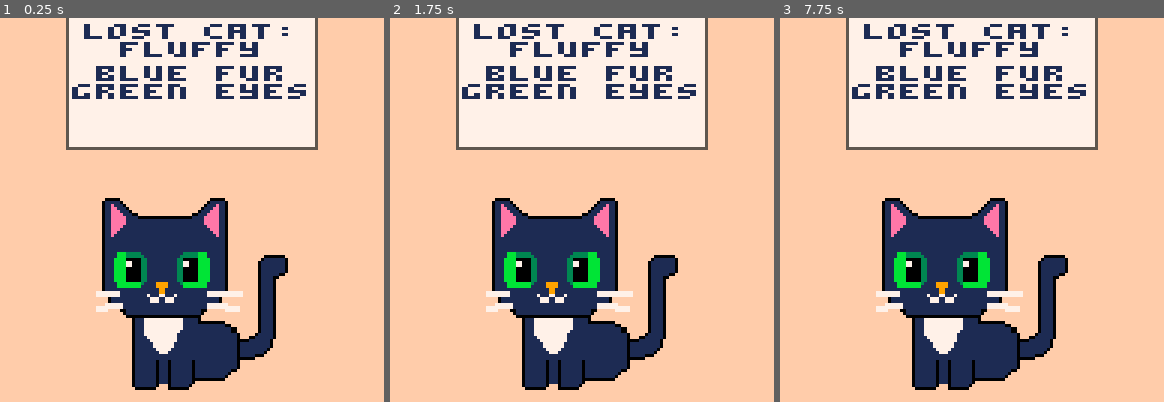
Above: before the commit, frames 1-3 (left to right).
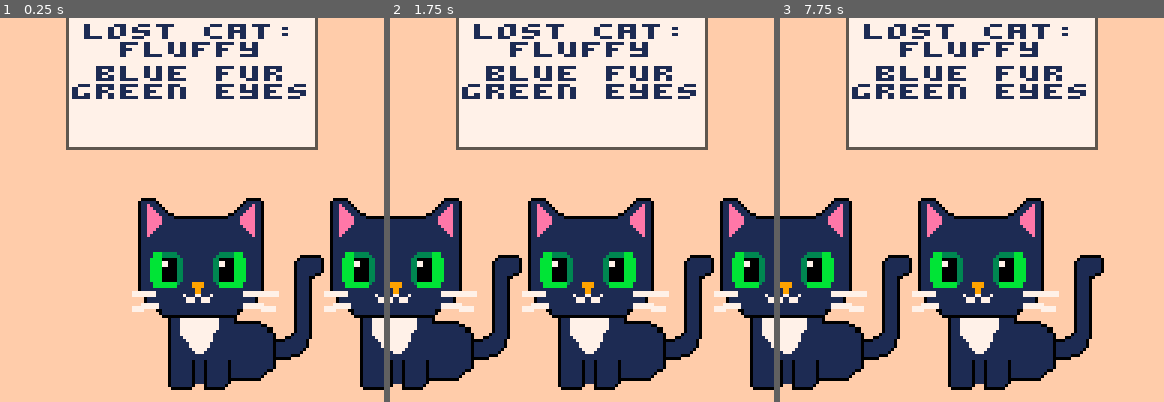
Above: after the commit, the same moments.

Repository: pcal43/pico8-papurrs-please
Game: PICO-8 cartridge pico8-home/carts/lost-cats.p8
Same seed, same stepped clock (60 frames per second), same inputs: the game is played once before the commit and once after it.
Inputs:
- Up to frame 1 (0.25 s): no input
- Up to frame 2 (1.75 s): hold Right from 1.6 s (still down)
- Up to frame 3 (7.75 s): release Right at 2.1 s; hold Right 2.47-3.03 s; hold Left 3.08-3.58 s; hold Right 4.02-4.68 s; hold Left 5.08-5.68 s; hold Right 6.08-6.58 s; hold Right 6.63-7.13 s; hold Right from 7.5 s (still down)

The runs differ from the first frame. In frame 1, 21% of the frame differs, in the area x 25-100%, y 46-97%; in frame 2, 30%, in the area x 0-100%, y 46-97%; in frame 3, 25%.

Commit message:
checkpoint

Diff:
--- a/pico8-home/carts/lost-cats.p8
+++ b/pico8-home/carts/lost-cats.p8
@@ -2,7 +2,8 @@
 version 41
 __lua__
 
-#include src/TitleScreen.lua
+#include src/Cat.lua
+#include src/GameScreen.lua
 #include src/Controller.lua
 
 CONTROLLER = Controller.new()
--- /dev/null
+++ b/pico8-home/carts/src/Cat.lua
@@ -0,0 +1,35 @@
+LEVELS = nil
+
+CatType = {}
+CatType.new = function(spriteId)
+    local self = {}
+    self.spriteId = spriteId
+
+    -- draws the cat with it bottom middle point centered on the given coordinates
+    function self.draw(x, y)
+        palt(0, false) -- black is black, beige is transparent
+        palt(15, true)
+        spr(self.spriteId, x - 64 / 2, y - 64, 8, 8)
+        palt(15, false) -- reset
+        palt(0, true)
+    end
+
+    return self
+end
+
+TUXEDO_CAT = CatType.new(0)
+
+
+Cat = {}
+Cat.new = function(catType)
+    local self = {}
+    self.catType = catType
+    self.name = "???"
+
+
+    function self.draw(x, y)
+        self.catType.draw(x, y)
+    end
+
+    return self
+end
--- a/pico8-home/carts/src/Controller.lua
+++ b/pico8-home/carts/src/Controller.lua
@@ -6,18 +6,18 @@
     local self = {}
     self.frameAlpha = -1
 
-    local titleScreen = nil
-    local activeScreen = titleScreen
+    local gameScreen = nil
+    local activeScreen = gameScreen
 
     local function showTitle()
-        titleScreen.show()
-        activeScreen = titleScreen
+        gameScreen.show()
+        activeScreen = gameScreen
     end
 
 
     function self.init()
         cartdata("lost-cats") -- set the key for persistent storage
-        titleScreen = TitleScreen.new(playfield, self.onStart)
+        gameScreen = GameScreen.new()
         showTitle()
     end
 
--- /dev/null
+++ b/pico8-home/carts/src/GameScreen.lua
@@ -0,0 +1,96 @@
+local GameScreen = {}
+GameScreen.new = function()
+    local self = {}
+
+    self.scrollPos = 0
+    self.targetPos = 1
+    self.canPress = true
+
+    self.catList = {}
+    for i=1,5 do
+        self.catList[i] = Cat.new(TUXEDO_CAT)
+    end
+
+    function self.show()
+    end
+
+    function self.draw()
+        cls(15) -- offwhite background
+
+        -- draw paper at the top
+        local rw, rh = 84, 44
+        local rx = (128 - rw) / 2
+        local ry = 0
+        rectfill(rx, ry, rx + rw - 1, ry + rh - 1, 7)
+        rectfill(rx, ry, rx, ry + rh - 1, 5)                   -- left
+        rectfill(rx + rw - 1, ry, rx + rw - 1, ry + rh - 1, 5) -- right
+        rectfill(rx, ry + rh - 1, rx + rw - 1, ry + rh - 1, 5) -- bottom
+
+        self.print_center_top("lost cat:", 0, 2)
+        self.print_center_top("fluffy", 1, 2)
+        self.print_center_top("blue fur", 2, 4)
+        self.print_center_top("green eyes", 3, 4)
+
+        self.draw_cat_list(self.scrollPos)
+
+    end
+
+    function self.update()
+
+        -- discrete taps: left decrements, right increments
+        if btn(0) then
+            if self.canPress then
+                self.targetPos = self.targetPos - 1
+                self.canPress = false
+            end
+        elseif btn(1) then
+            if self.canPress then
+                                            printh("tap "..tostr(self.canPress))
+
+                self.targetPos = self.targetPos + 1
+                self.canPress = false
+            end
+        else
+                                            printh("clear")
+
+            self.canPress = true
+        end
+
+
+        self.scrollPos = self.targetPos --fixme
+
+    end
+
+ function self.print_center_top(text, line, y_margin)
+    local TEXT_HEIGHT = 6
+    local w = #text * 8
+    local x = (128 - w) / 2
+    local y = (line * TEXT_HEIGHT) + (y_margin or 0)
+    local wide_text = "\^w"..text
+    print(wide_text, x, y, 1, true)
+end
+
+
+
+    local SCREEN_WIDTH = 128
+    local SCREEN_HEIGHT = 128
+    local SPACE_BETWEEN_CATS = 12
+    local CAT_Y_POS = SCREEN_HEIGHT - 4
+    local CAT_WIDTH = 64
+
+    function self.draw_cat_list(scrollPos)
+        for i = -1, 1 do
+            local catIndex = flr(scrollPos + i)
+            if catIndex > 0 and catIndex <= #self.catList then
+                local xPos = SCREEN_WIDTH/2 + (i * CAT_WIDTH + SPACE_BETWEEN_CATS)
+                self.catList[catIndex].draw(xPos, CAT_Y_POS)
+            end
+        end
+
+    end
+
+
+
+
+    return self
+end
--- a/pico8-home/carts/src/TitleScreen.lua
+++ /dev/null
@@ -1,54 +0,0 @@
-local TitleScreen = {}
-TitleScreen.new = function(playfield, startFn)
-    local self = {}
-
-    function self.show()
-    end
-
-    function self.draw()
-        cls(15) -- offwhite background
-
-        -- draw paper at the top
-        local rw, rh = 84, 44
-        local rx = (128 - rw) / 2
-        local ry = 0
-        rectfill(rx, ry, rx + rw - 1, ry + rh - 1, 7)
-        rectfill(rx, ry, rx, ry + rh - 1, 5)                   -- left
-        rectfill(rx + rw - 1, ry, rx + rw - 1, ry + rh - 1, 5) -- right
-        rectfill(rx, ry + rh - 1, rx + rw - 1, ry + rh - 1, 5) -- bottom
-
-        self.print_center_top("lost cat:", 0, 2)
-        self.print_center_top("fluffy", 1, 2)
-        self.print_center_top("blue fur", 2, 4)
-        self.print_center_top("green eyes", 3, 4)
-
-        -- draw 64x64 sprite centered (set sprite_id to the top-left tile index of your 64x64 sprite)
-        local sprite_id = 0
-        local x = (128 - 64) / 2
-        local y = 128 - 64 - 4 -- 4px margin from bottom
-
-        -- make color 15 transparent and ensure black (0) is drawn as opaque
-        palt(0, false)
-        palt(15, true)
-        spr(sprite_id, x, y, 8, 8)
-        -- restore common defaults (black transparent, 15 opaque)
-        palt(15, false)
-        palt(0, true)
-
-    end
-
-    function self.update()
-    end
-
- function self.print_center_top(text, line, y_margin)
-    local TEXT_HEIGHT = 6
-    local w = #text * 8
-    local x = (128 - w) / 2
-    local y = (line * TEXT_HEIGHT) + (y_margin or 0)
-    local wide_text = "\^w"..text
-    print(wide_text, x, y, 1, true)
-end
-
-
-    return self
-end
Not shown, added: mockups/white_cat.png
